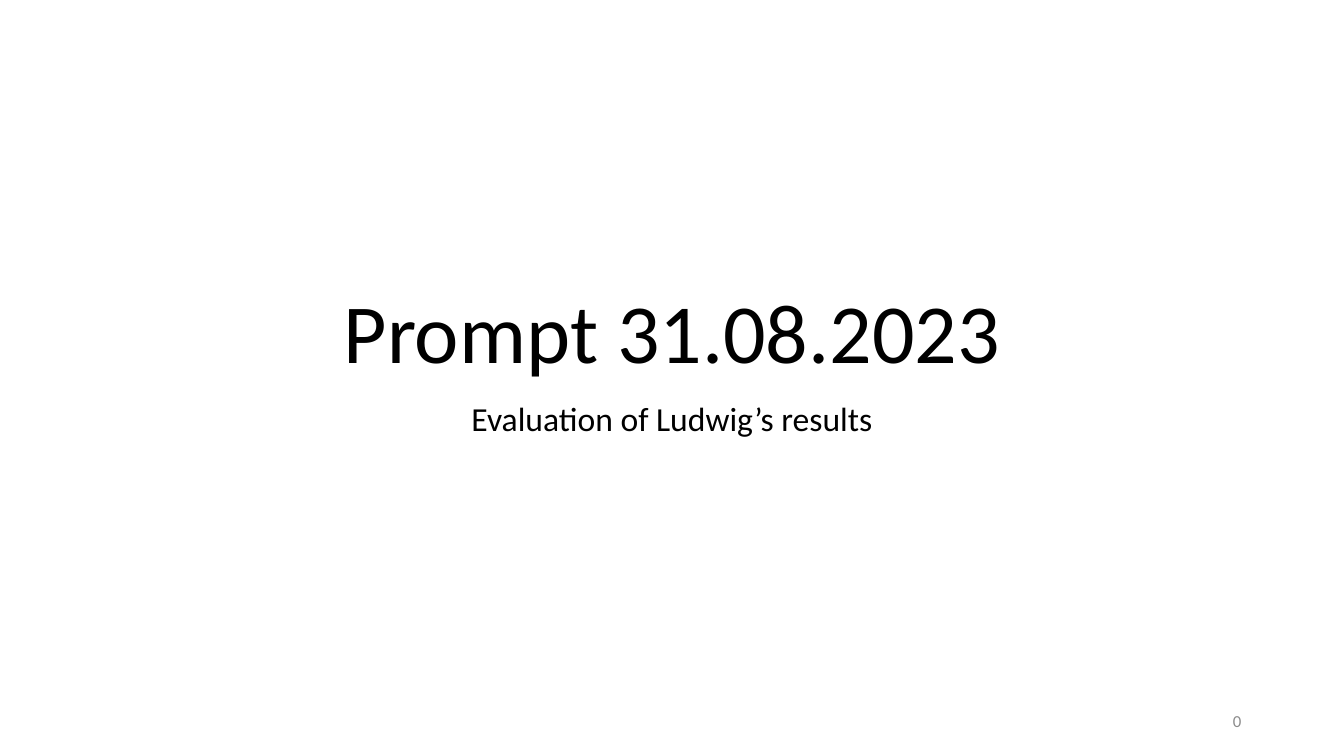
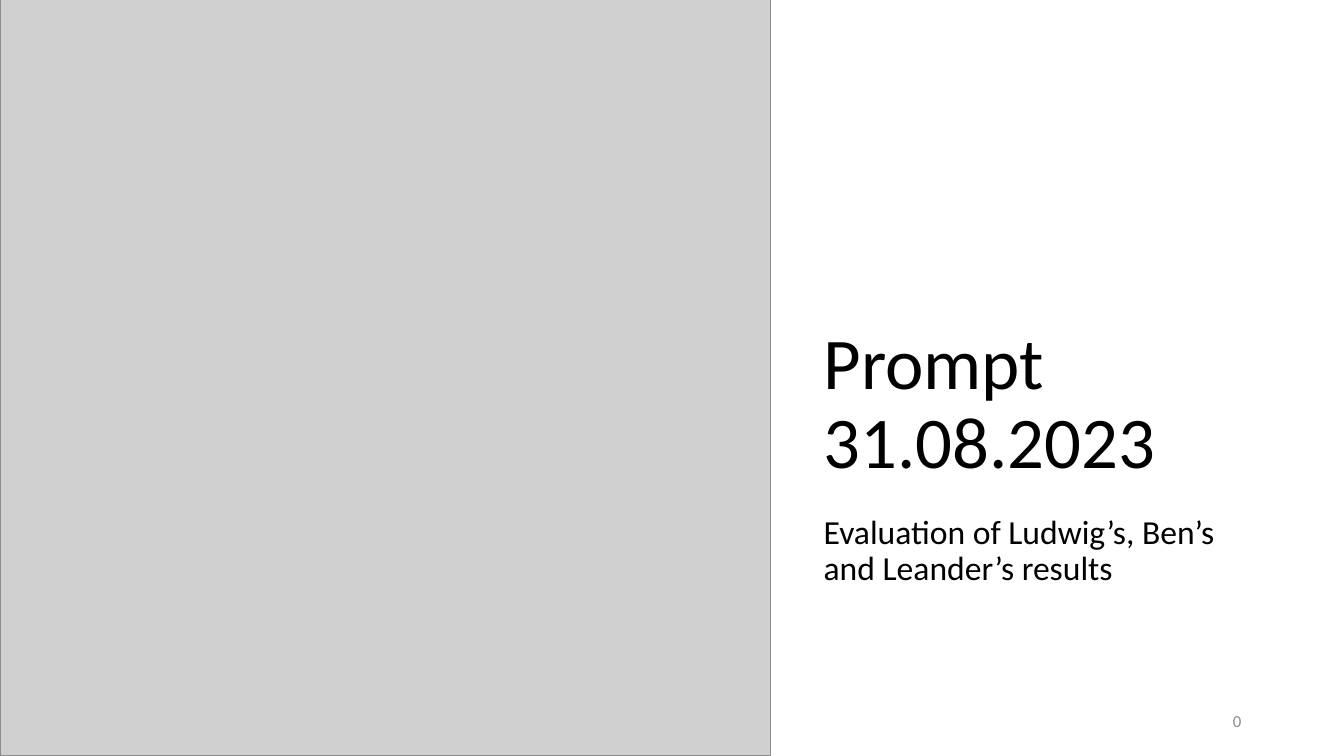
Before and after one commit to pascalgutjahr/presentations, a slide deck: slide 1 of cr_group/prompt_20230831.pptx. Drawn at 1344x756 pixels with LibreOffice and Linux fonts; fonts in the diff are those of the drawing; grey boxes stand for pictures. Boxes give left, top, right and bottom in pixels: in the first picture for what was removed or moved away, otherwise in the second. Text is boxed around its words. In the diff, an @@ line names an element or a change of style, - is before the commit and + after.

```diff
--- a/cr_group/prompt_20230831.pptx
+++ b/cr_group/prompt_20230831.pptx
@@ picture added at (x1=0, y1=0, x2=771, y2=756) @@
@@ title "Prompt 31.08.2023" moved from (x1=344, y1=305, x2=999, y2=377) to (x1=824, y1=342, x2=1155, y2=469) @@
@@ title "Prompt 31.08.2023" at (x1=824, y1=342, x2=1155, y2=469): size 60 to 52 pt; alignment centre to left @@
@@ subtitle at (x1=824, y1=520, x2=1214, y2=581): text changed @@
-Evaluation of Ludwig’s results
+Evaluation of Ludwig’s, Ben’s and Leander’s results
```
Also in this commit, not shown: 2 other slides changed, 4 slides added.
